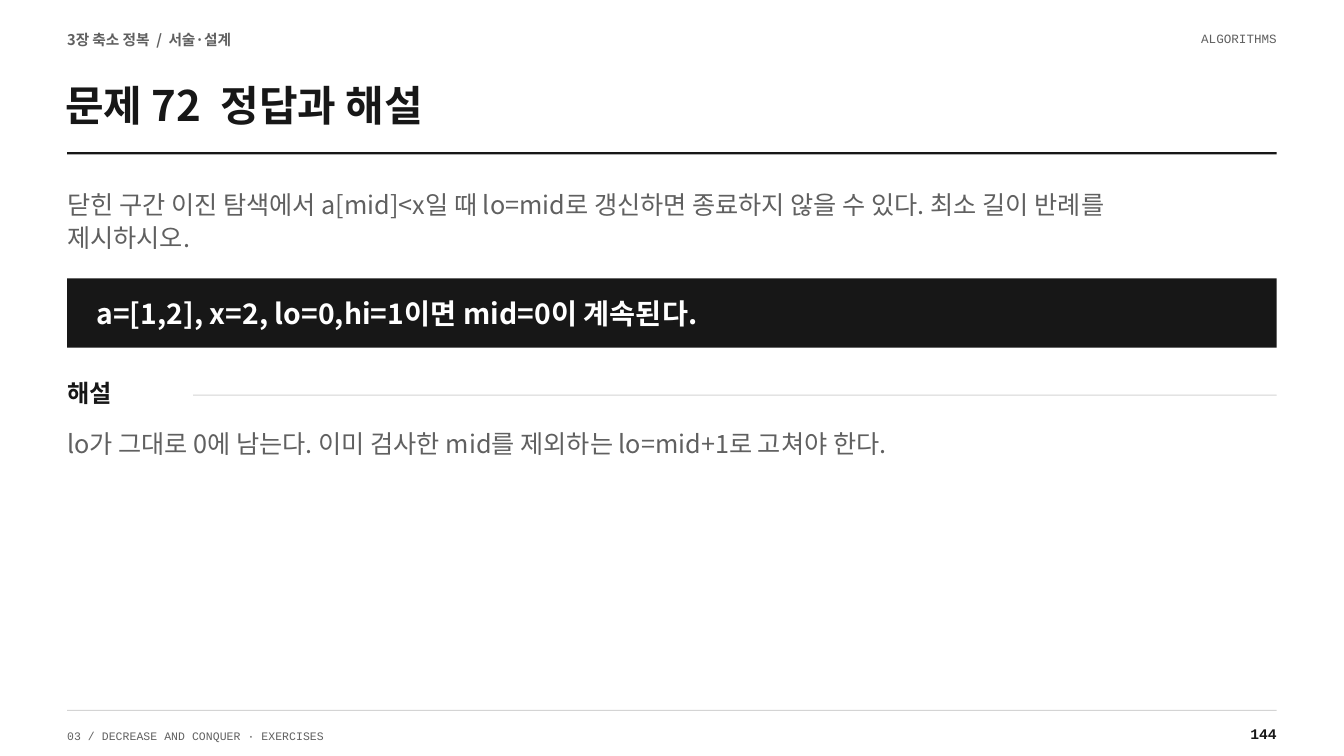
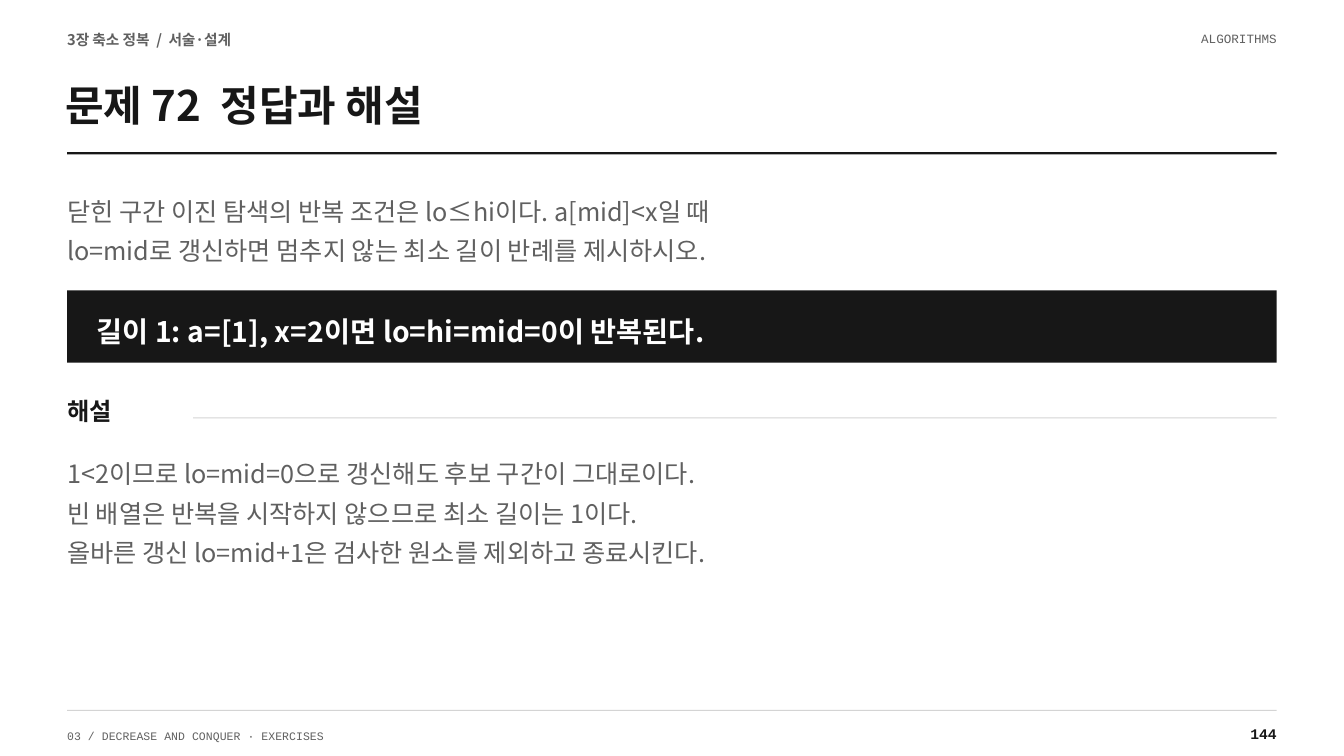
Before and after one commit to Sangdon-Park/Sangdon-Park.github.io, a slide deck: slide 144 of data/알고리즘/3장_연습문제_100문항_수업용.pptx. Drawn at 1344x756 pixels with LibreOffice and Linux fonts; fonts in the diff are those of the drawing. Boxes give left, top, right and bottom in pixels: in the first picture for what was removed or moved away, otherwise in the second. Text is boxed around its words. In the diff, an @@ line names an element or a change of style, - is before the commit and + after.

```diff
--- a/data/알고리즘/3장_연습문제_100문항_수업용.pptx
+++ b/data/알고리즘/3장_연습문제_100문항_수업용.pptx
@@ text at (67, 200, 710, 262): text changed @@
-닫힌 구간 이진 탐색에서 a[mid]<x일 때 lo=mid로 갱신하면 종료하지 않을 수 있다. 최소 길이 반례를
-제시하시오.
+닫힌 구간 이진 탐색의 반복 조건은 lo≤hi이다. a[mid]<x일 때
+lo=mid로 갱신하면 멈추지 않는 최소 길이 반례를 제시하시오.
@@ rectangle: place and size @@
-rectangle at (68, 278, 1277, 348)
+rectangle at (68, 290, 1277, 363)
@@ text at (97, 318, 705, 348): text changed @@
-a=[1,2], x=2, lo=0,hi=1이면 mid=0이 계속된다.
+길이 1: a=[1], x=2이면 lo=hi=mid=0이 반복된다.
@@ text "해설": place and size @@
-text "해설" at (67, 381, 111, 404)
+text "해설" at (67, 399, 111, 422)
@@ rectangle: place and size @@
-rectangle at (194, 395, 1277, 396)
+rectangle at (194, 417, 1277, 418)
@@ text at (67, 462, 705, 564): text changed @@
-lo가 그대로 0에 남는다. 이미 검사한 mid를 제외하는 lo=mid+1로 고쳐야 한다.
+1<2이므로 lo=mid=0으로 갱신해도 후보 구간이 그대로이다.
+빈 배열은 반복을 시작하지 않으므로 최소 길이는 1이다.
+올바른 갱신 lo=mid+1은 검사한 원소를 제외하고 종료시킨다.
```
Also in this commit, not shown: 45 other slides changed, 4 other files.
